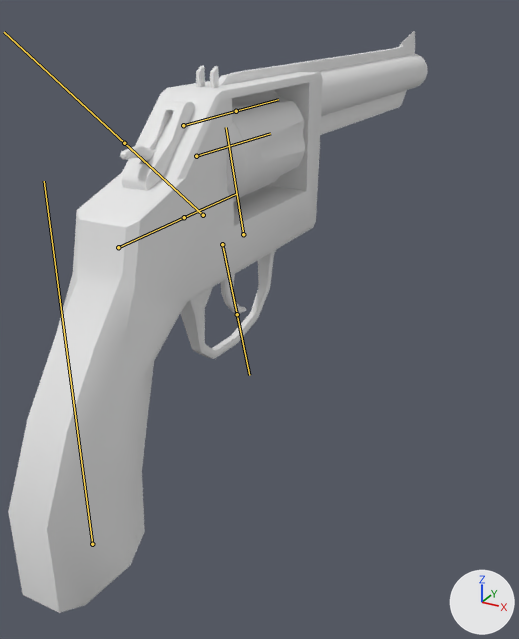
The FBX model Assets/Blender Imports/revolver.fbx as it was, and as the next commit left it.
One viewpoint serves both versions: a 50 mm camera at (0.664, -1.141, 0.457) aimed at (-0.002, 0.07, -0.148). The lights are fixed; the arrows at lower right show +X, +Y and +Z. Both versions are drawn at frame 3 of the action 'close'; the numbers are the values there. The bones that bend it are drawn over the model as lines.

Objects in the first picture: 'sight front.001'.
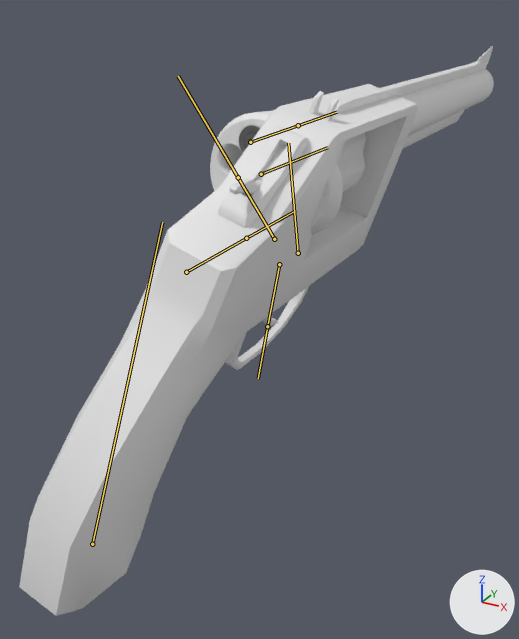
Changed parts and their boxes [x1, y1, x2, y2] in the pictures (519 x 639 px):
'sight front.001', posed (13% wider)
    before: [8, 31, 427, 613]
    after: [19, 46, 494, 616]
bone 'root', root to tip
    before: (92, 544) to (44, 181)
    after: (92, 544) to (162, 222)
bone 'cylindar reload', root to tip
    before: (243, 234) to (226, 127)
    after: (298, 253) to (288, 143)

What changed in the scene script:
```text
Change bone_root:
    where bone_root = bpy.data.objects['Armature'].pose.bones['root']
    bone_root.rotation_quaternion: (1.0, 0.0, 0.0, 0.0) -> (0.988, 0.0, -0.003, -0.156)  # degrees (0, 0, 0) -> degrees (0, 0, -18)
Change bone_cylindar_reload:
    where bone_cylindar_reload = bpy.data.objects['Armature'].pose.bones['cylindar reload']  # child of 'root'
    bone_cylindar_reload.rotation_quaternion: (0.997, 0.0, 0.002, 0.081) -> (0.978, 0.0, 0.004, 0.209)  # degrees (0, 0, 9) -> degrees (0, 0, 24)
```
